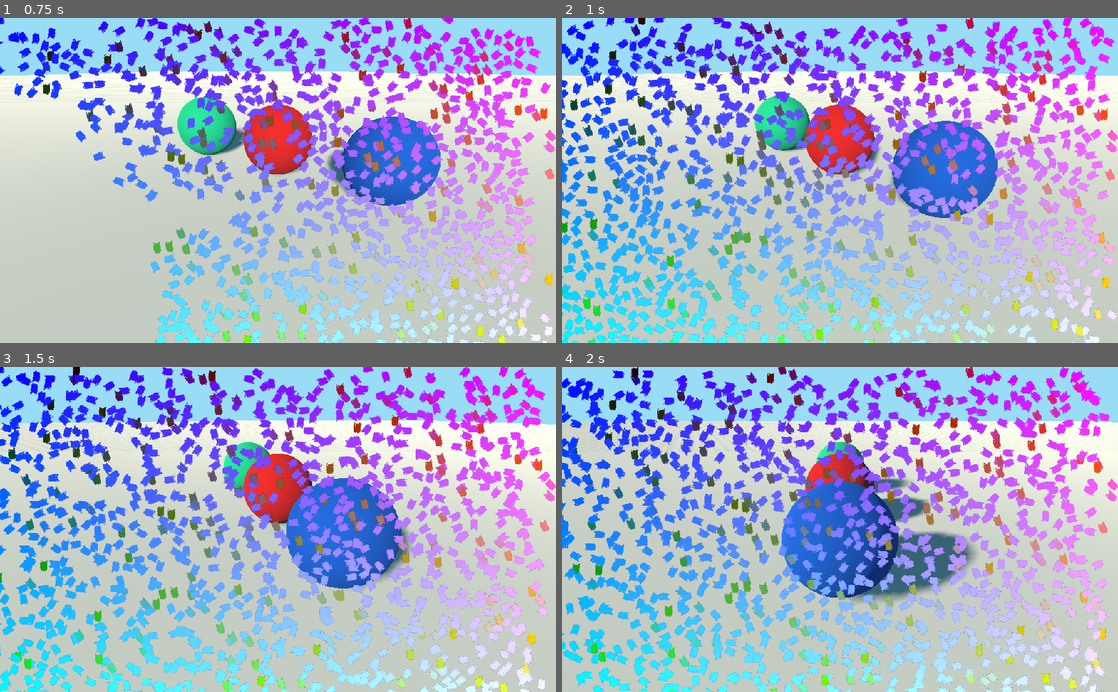
Above: before the commit, frames 1-4 (two rows, left to right).
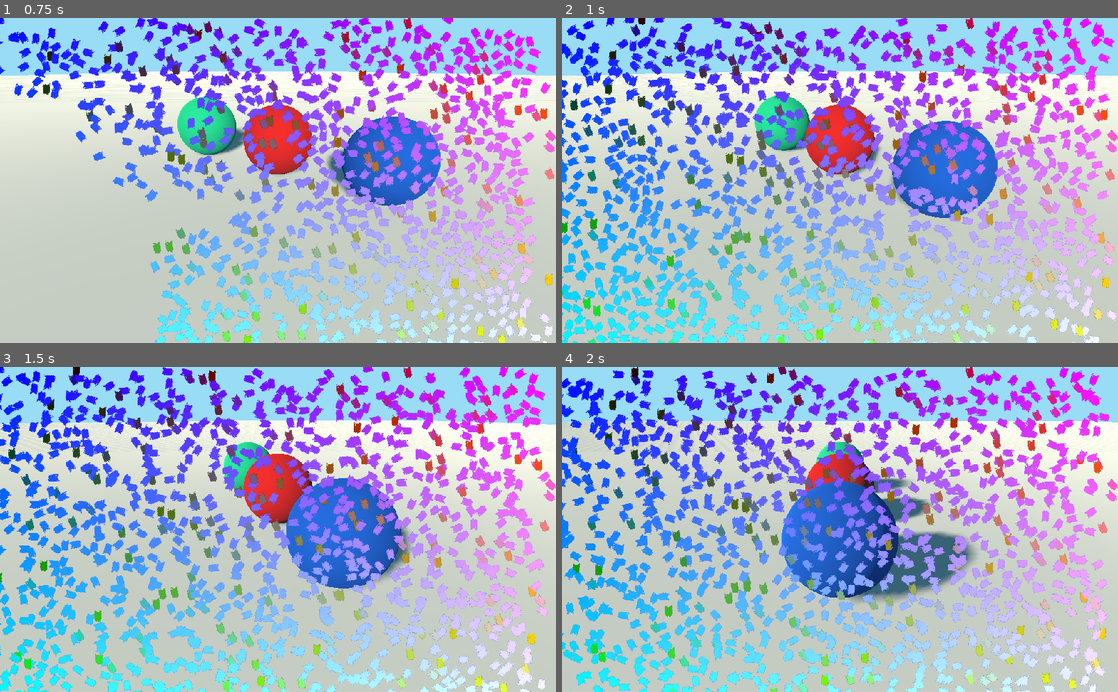
Above: after the commit, the same moments.

Repository: matthewkurnia/schmid
Game: Godot game, scene res://src/renderer/Renderer.tscn
The game is run twice, just before and just after one commit, with the same random seed, the same clock (stepped at 60 frames per second) and the same inputs. The project has no main scene, so this scene is started directly.
Inputs:
- Up to frame 1 (0.75 s): no input
- Up to frame 2 (1 s): no input
- Up to frame 3 (1.5 s): no input
- Up to frame 4 (2 s): no input

Frame 1 is identical in both runs. In frame 2, less than 0.1% of the frame differs, in the area x 1-98%, y 1-15%; in frame 3, 0.1%; in frame 4, 0.1%, in the area x 0-97%, y 1-18%.

Commit message:
added: improvements to clumping detection

Diff:
--- a/src/renderer/Renderer.tscn
+++ b/src/renderer/Renderer.tscn
@@ -51,6 +51,7 @@
 code = "shader_type particles;
 render_mode keep_data;
 
+uniform float velocity_cutoff: hint_range(0.0, 1.0, 0.01) = 0.2;
 uniform int amount;
 uniform float scale = 1.0;
 uniform float scale_random_amount;
@@ -139,7 +140,10 @@
 	if (displacement > 80.0 * (0.5 + 0.5 * rand_from_seed(alt_seed))) {
 		CUSTOM.w = 0.0;
 	}
-	CUSTOM.w -= 0.01 * (1.0 + rand_from_seed(alt_seed));
+	if (length(stroke_velocity) < velocity_cutoff) {
+		CUSTOM.w -= 0.02 * (1.0 + rand_from_seed(alt_seed));
+	}
+	CUSTOM.w -= 0.005 * (1.0 + rand_from_seed(alt_seed));
 }
 "
 
@@ -165,6 +169,7 @@
 [sub_resource type="ShaderMaterial" id=7]
 resource_local_to_scene = true
 shader = SubResource( 4 )
+shader_param/velocity_cutoff = 0.1
 shader_param/amount = 1085.0
 shader_param/scale = 0.1
 shader_param/scale_random_amount = null
